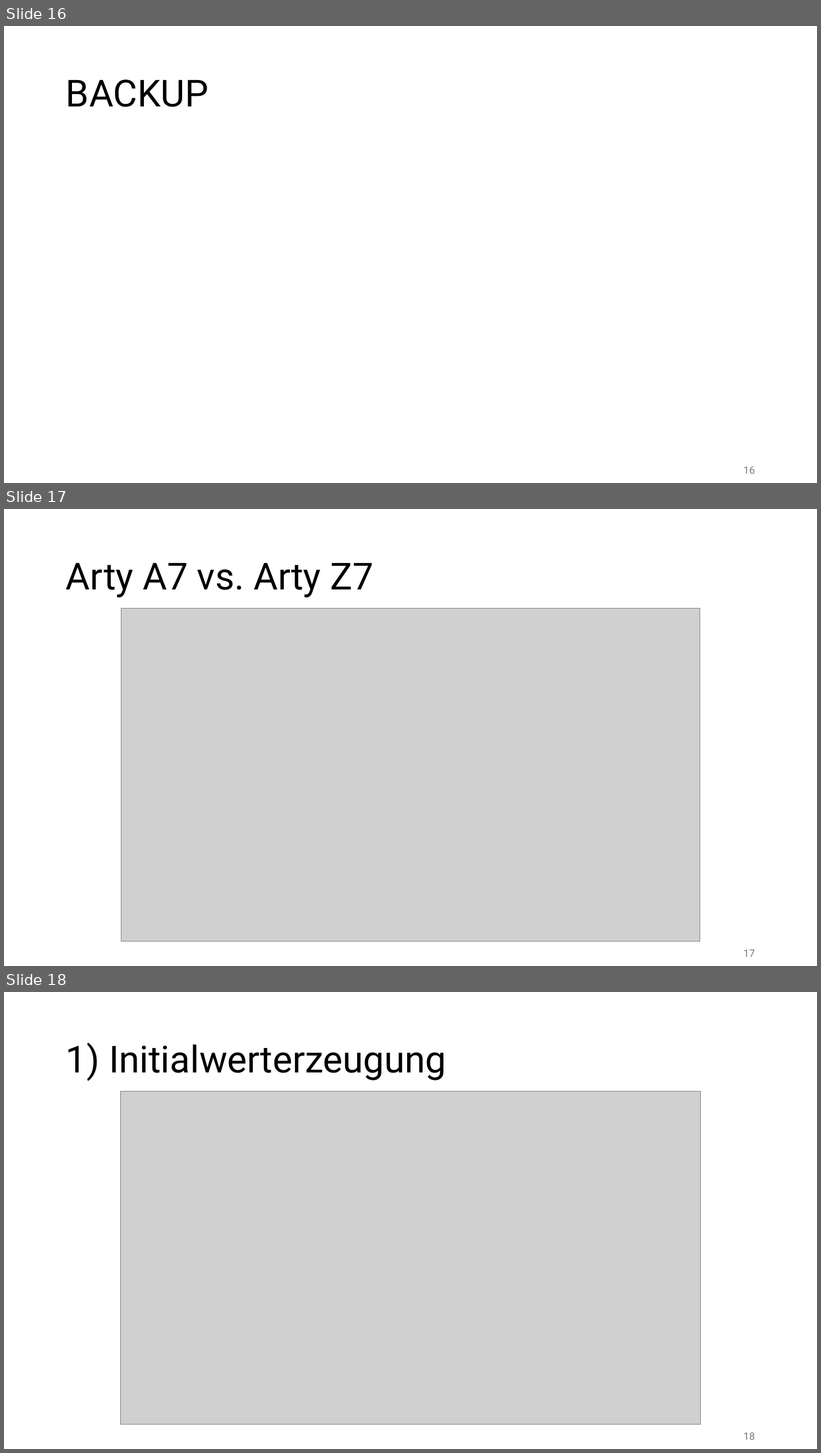
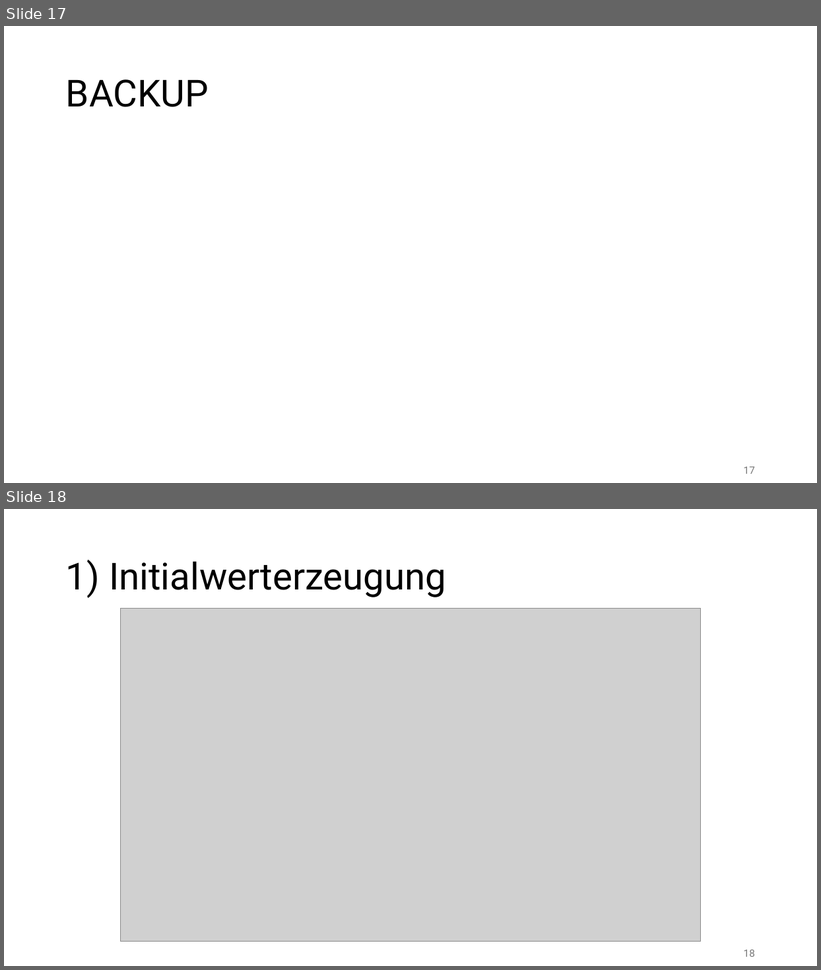
Before and after one commit to Preunicom/FractalCore, a slide deck: docs/Endpraesentation/DAPI_FractalCore_Endpraesentation.pptx. Shown one above the other, each under a label of ours: slides 16, 17 and 18 before the commit, slides 17 and 18 after it. The pictures are 821x1453 and 821x970 pixels, drawn with LibreOffice and Linux fonts; fonts in the diff are those of the drawing; grey boxes stand for pictures. Boxes give left, top, right and bottom in pixels: in the first picture for what was removed or moved away, otherwise in the second. Text is boxed around its words. In the diff, an @@ line names an element or a change of style, - is before the commit and + after.

```diff
--- a/docs/Endpraesentation/DAPI_FractalCore_Endpraesentation.pptx
+++ b/docs/Endpraesentation/DAPI_FractalCore_Endpraesentation.pptx
@@ slide 17 removed at box(4, 509, 817, 966), background #FFFFFF @@
@@ title removed at box(66, 563, 374, 597) @@
-Arty A7 vs. Arty Z7
@@ picture removed at box(121, 609, 700, 942) @@
@@ page number removed at box(744, 950, 755, 957) @@
-17
@@ what was slide 16 is now slide 17 @@
@@ page number at box(744, 467, 755, 474): text changed @@
-16
+17
```
Also in this commit, not shown: 3 slides added, 2 other slides removed.
